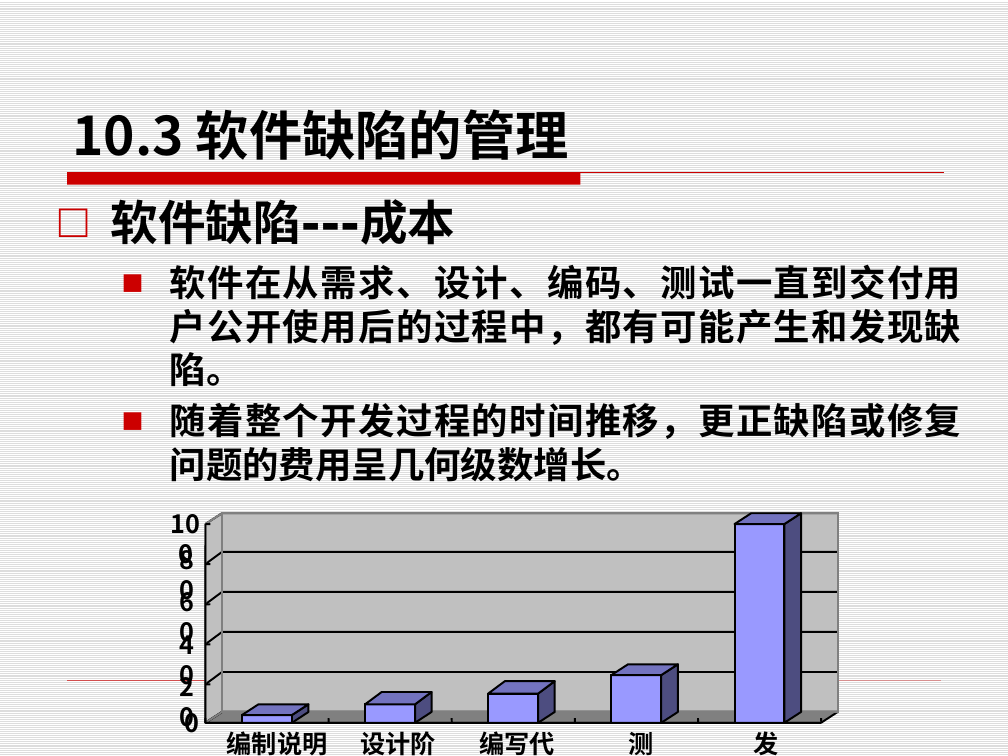
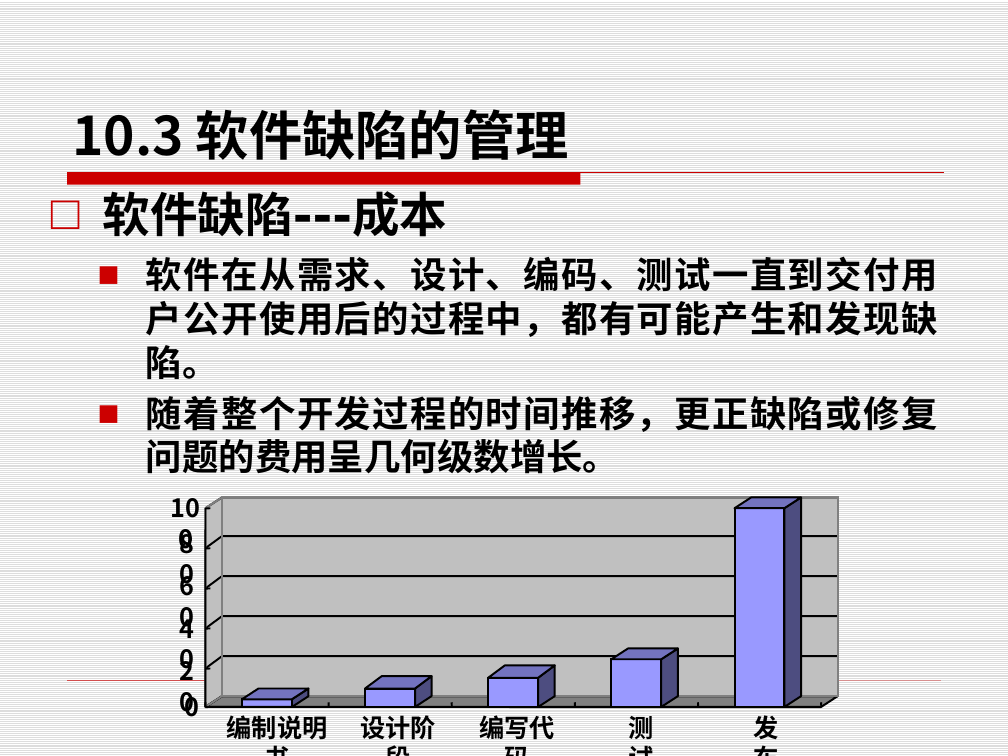
Before and after one commit to edu2act/course-foundation-software-tesing, a slide deck: slide 30 of PPT/第三部分 软件测试应用/10.2 测试过程管理.pptx. Drawn at 1008x756 pixels with LibreOffice and Linux fonts; fonts in the diff are those of the drawing. Boxes give left, top, right and bottom in pixels: in the first picture for what was removed or moved away, otherwise in the second. Text is boxed around its words. In the diff, an @@ line names an element or a change of style, - is before the commit and + after.

```diff
--- a/PPT/第三部分 软件测试应用/10.2 测试过程管理.pptx
+++ b/PPT/第三部分 软件测试应用/10.2 测试过程管理.pptx
@@ text "软件缺陷---成本" rewrapped from [111, 199, 455, 245] to [103, 183, 447, 237] @@
@@ text "软件在从需求、设计、编码、测试一直到交付用户公开使用后的过程中，都有可能产生和发现缺陷。": place and size @@
-text "软件在从需求、设计、编码、测试一直到交付用户公开使用后的过程中，都有可能产生和发现缺陷。" at [170, 264, 962, 481]
+text "软件在从需求、设计、编码、测试一直到交付用户公开使用后的过程中，都有可能产生和发现缺陷。" at [146, 256, 938, 473]
@@ 20 freeform shapes, 14 lines, 11 texts, 7 rectangles: place and size @@
-20 freeform shapes, 14 lines, 11 texts, 7 rectangles at [169, 508, 838, 756]
+20 freeform shapes, 14 lines, 11 texts, 7 rectangles at [169, 493, 838, 743]
```
Also in this commit, not shown: 17 other slides changed, 7 other files.
